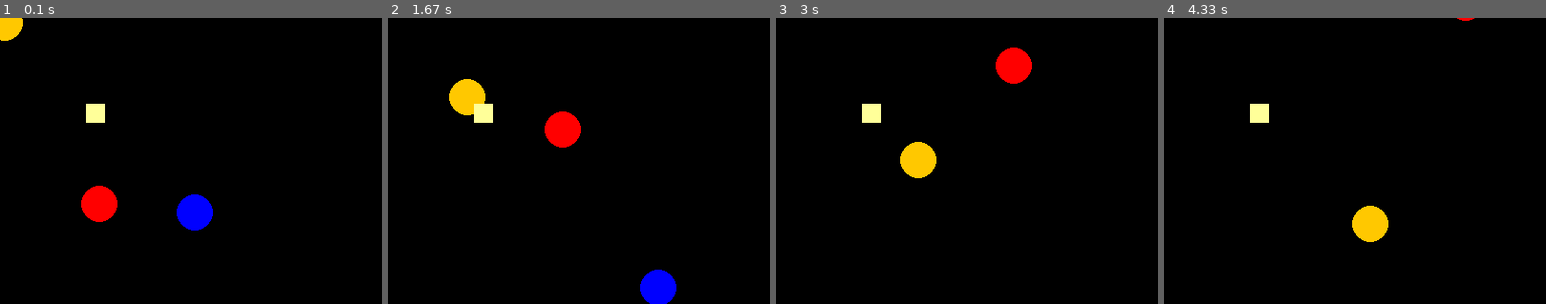
Above: before the commit, frames 1-4 (left to right).
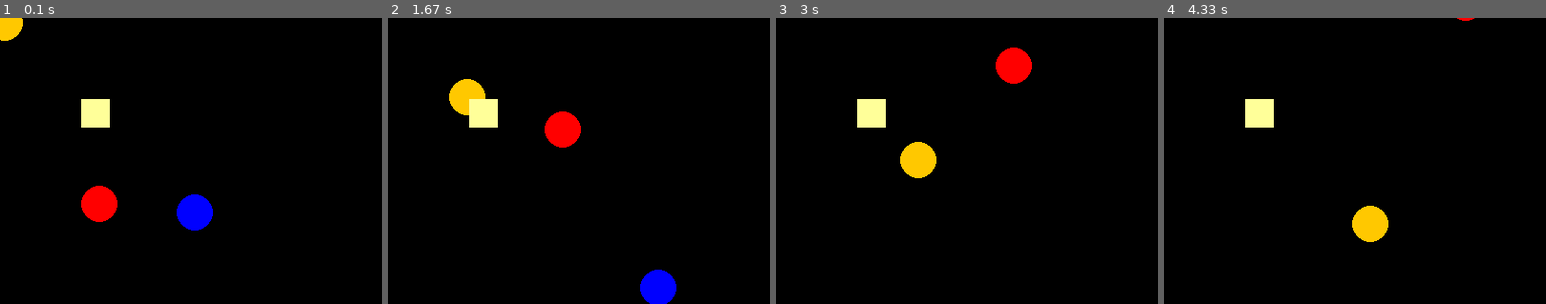
Above: after the commit, the same moments.

Repository: chauncy-crib/tagprobot-ml
Game: pygame game, started from python/main.py
The game is run twice, just before and just after one commit, with the same random seed, the same clock (stepped at 60 frames per second) and the same inputs.
Inputs:
- Up to frame 1 (0.1 s): no input
- Up to frame 2 (1.67 s): no input
- Up to frame 3 (3 s): no input
- Up to frame 4 (4.33 s): no input

The runs differ from the first frame. In frame 1, 0.4% of the frame differs, in the area x 21-29%, y 28-39%; in frame 2, 0.4%; in frame 3, 0.4%; in frame 4, 0.4%.

Commit message:
respond to pr comments

Diff:
--- a/python/performance/point_update_performance.py
+++ b/python/performance/point_update_performance.py
@@ -26,9 +26,9 @@
 1. profile_tuple: 0.14
 2. profile_point0: 0.18
 3. profile_point1: 0.35
-4. profile_point_class0: 1.08
-5. profile_point_class1: 0.36
-6. profile_point_class2: 0.18
+4. profile_point_dataclass0: 1.08
+5. profile_point_dataclass1: 0.36
+6. profile_point_dataclass2: 0.18
 
 Given the cleaner syntax of dataclasses, and equivalent performance, we
 recommend using dataclasses wherever possible. However, whether to mutate them
@@ -47,6 +47,12 @@
 class DataPoint:
     x: int
     y: int
+
+
+def profile_tuple(initial: Tuple[int, int], values: List[Tuple[int, int]]):
+    tup = initial
+    for (x0, y0) in values:
+        tup = (x0, y0)  # noqa: F841
 
 
 def profile_point0(initial: Tuple[int, int], values: List[Tuple[int, int]]):
@@ -81,12 +87,6 @@
         point.y = y0
 
 
-def profile_tuple(initial: Tuple[int, int], values: List[Tuple[int, int]]):
-    tup = initial
-    for (x0, y0) in values:
-        tup = (x0, y0)  # noqa: F841
-
-
 if __name__ == "__main__":
     xs = random.sample(range(round(1e6)), round(1e6))
     ys = random.sample(range(round(1e6)), round(1e6))
--- a/python/state/flag.py
+++ b/python/state/flag.py
@@ -2,11 +2,11 @@
 from dataclasses import dataclass
 from visualization.shape import Shape
 
-side_length = 20
+side_length = 30
 color = (255, 255, 153)
 
 
-@dataclass(frozen=True)
+@dataclass
 class Flag(Shape):
     x: int
     y: int
--- a/python/state/state.py
+++ b/python/state/state.py
@@ -31,7 +31,7 @@
 
         self.flag.draw(screen)
 
-    def handle_inputs(self, input: Input) -> 'State':
+    def handle_inputs(self, input: Input) -> None:
         # TODO: implement this correctly in a subsequent PR
         return self
 
